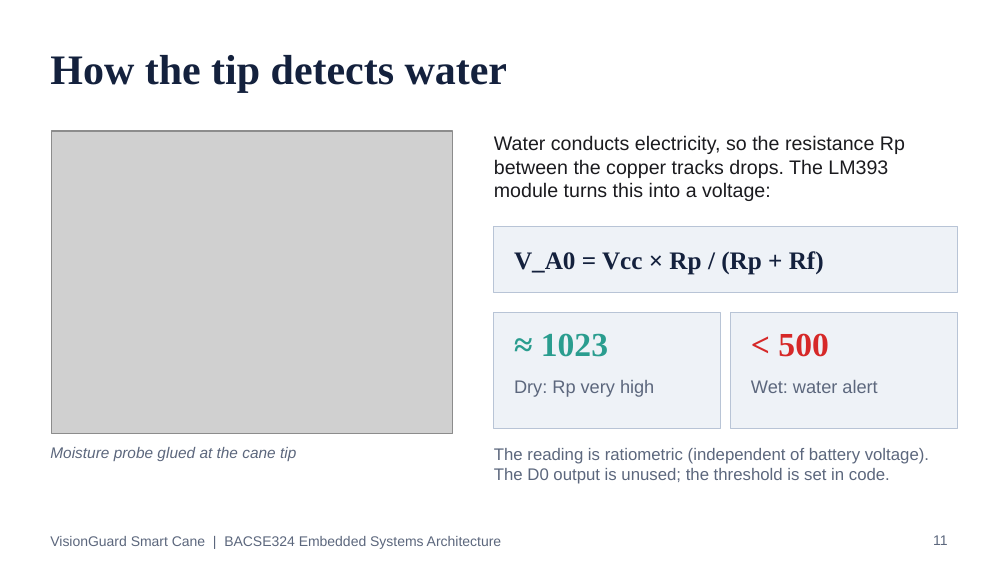
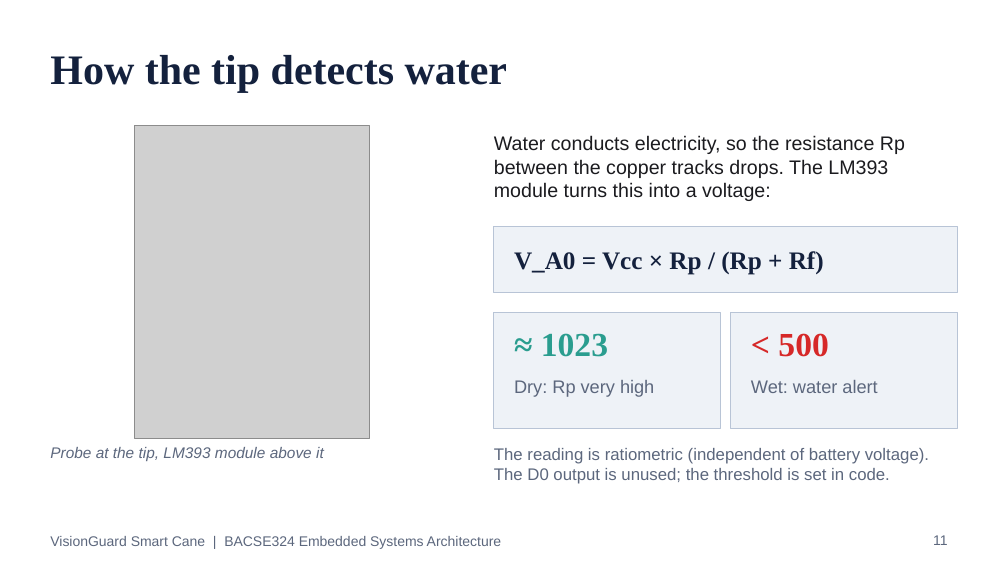
Before and after one commit to darshanpvt007-afk/visionguard-smart-cane, a slide deck: slide 11 of docs/VisionGuard_Presentation.pptx. Drawn at 1008x567 pixels with LibreOffice and Linux fonts; fonts in the diff are those of the drawing; grey boxes stand for pictures. Boxes give left, top, right and bottom in pixels: in the first picture for what was removed or moved away, otherwise in the second. Text is boxed around its words. In the diff, an @@ line names an element or a change of style, - is before the commit and + after.

```diff
--- a/docs/VisionGuard_Presentation.pptx
+++ b/docs/VisionGuard_Presentation.pptx
@@ picture: place and size @@
-picture at <box>51,131,453,433</box>
+picture at <box>135,126,370,438</box>
@@ text at <box>50,447,324,461</box>: text changed @@
-Moisture probe glued at the cane tip
+Probe at the tip, LM393 module above it
```
Also in this commit, not shown: 4 other slides changed, 1 slide added, 1 slide removed, 2 other files.
